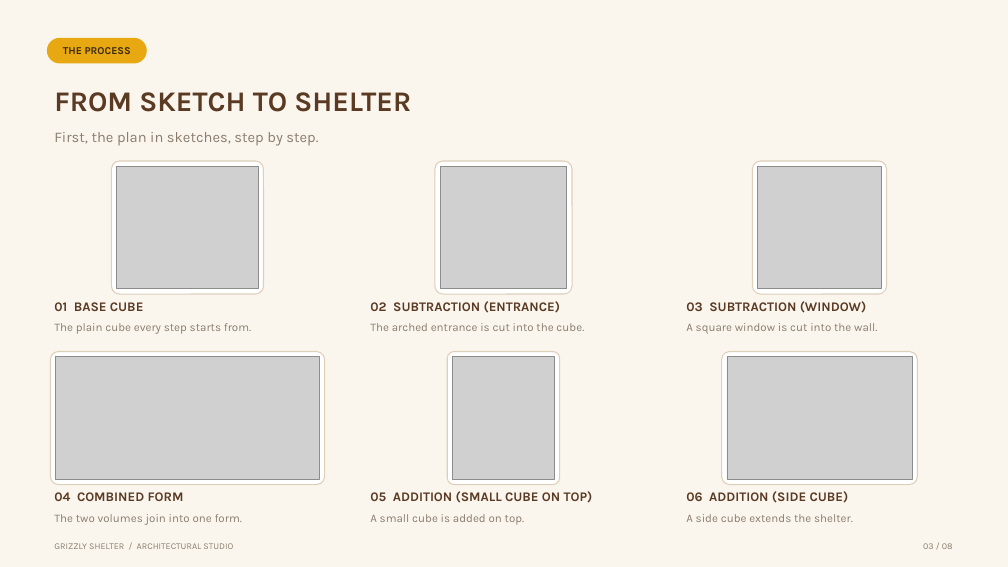
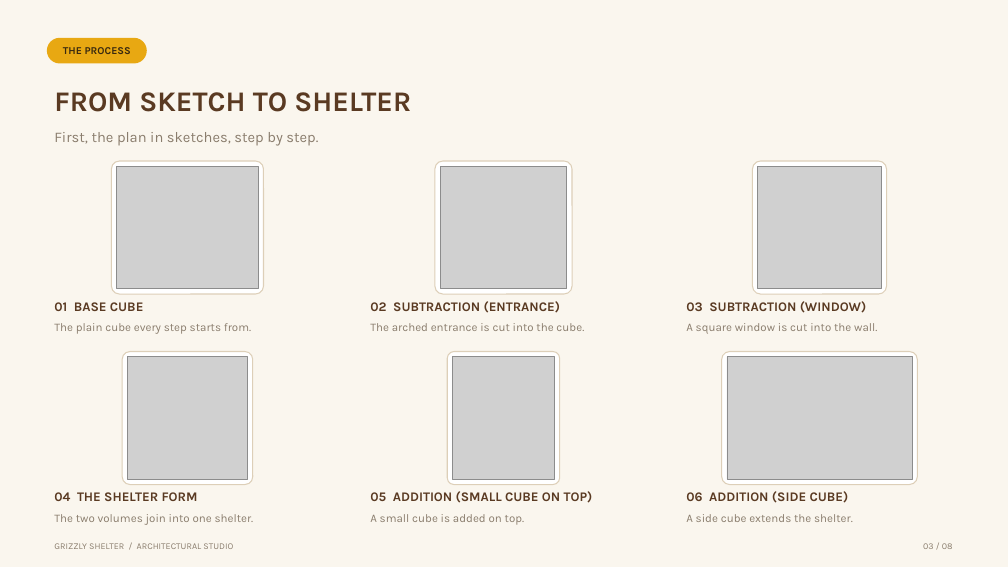
Before and after one commit to malazcl101-afk/Malazcl, a slide deck: slide 3 of Grizzly-The-Clay-House.pptx. Drawn at 1008x567 pixels with LibreOffice and Linux fonts; fonts in the diff are those of the drawing; grey boxes stand for pictures. Boxes give left, top, right and bottom in pixels: in the first picture for what was removed or moved away, otherwise in the second. Text is boxed around its words. In the diff, an @@ line names an element or a change of style, - is before the commit and + after.

```diff
--- a/Grizzly-The-Clay-House.pptx
+++ b/Grizzly-The-Clay-House.pptx
@@ rounded rectangle: place and size @@
-rounded rectangle at bbox=[51, 352, 325, 485]
+rounded rectangle at bbox=[123, 352, 253, 485]
@@ picture: place and size @@
-picture at bbox=[56, 357, 320, 479]
+picture at bbox=[128, 357, 248, 479]
@@ text at bbox=[54, 492, 198, 501]: text changed @@
-04 COMBINED FORM
+04 THE SHELTER FORM
@@ text at bbox=[54, 514, 254, 525]: text changed @@
-The two volumes join into one form.
+The two volumes join into one shelter.
```
Also in this commit, not shown: 4 other slides changed, 1 other file.
